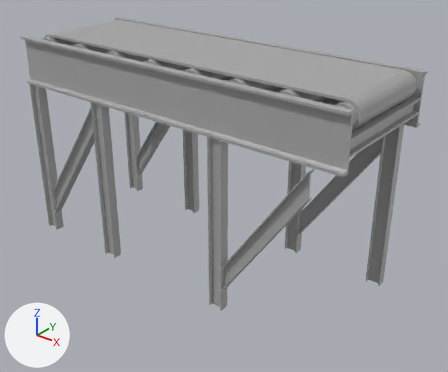
Before and after pictures for a commit that changed the FBX model Assets/Dev/Demo - Main Level Stuff/FBX/interior/RecInterior_BackgroundrBelt_2.fbx.
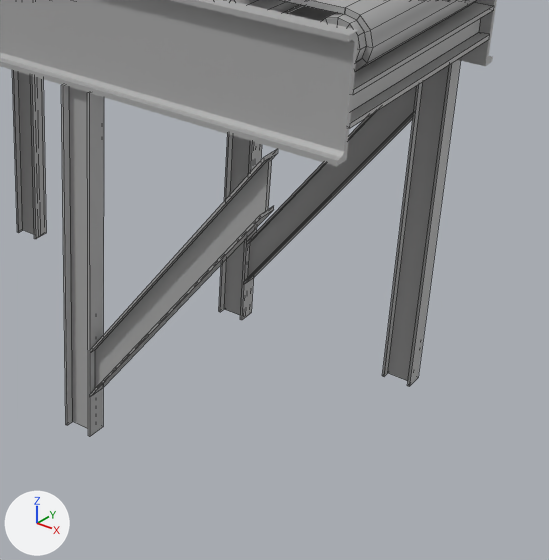
Each version appears first whole from a 50 mm lens placed at (5.56, -24.11, 7.37), pointed at (-1.65, -15.09, 1.78), and next in a close-up on the part from 39% to 100% of the width and 26% to 100% of the height. Every picture has the same lights, and +X, +Y and +Z are marked at lower left. The close-ups show mesh edges as thin lines. Where no turn or scale is listed for an object, it has been applied to the vertices.

Script lines for the objects in view, before the commit:
```python
me_mesh_024 = bpy.data.meshes.new('Mesh.024')
me_mesh_024.from_pydata(...)  # 24 vertices, 18 faces; spans x -0.15..0.15, y -0.1..0.1, z 0.0..3.5
me_mesh_024.materials.append(mat_standardsurface1)  # grey #aaaaaa
me_mesh_026 = bpy.data.meshes.new('Mesh.026')
me_mesh_026.from_pydata(...)  # 24 vertices, 18 faces; spans x -0.15..0.15, y -0.1..0.1, z 0.0..3.5
me_mesh_026.materials.append(mat_standardsurface1)  # grey #aaaaaa
me_mesh_031 = bpy.data.meshes.new('Mesh.031')
me_mesh_031.from_pydata(...)  # 24 vertices, 14 faces; spans x 0.15..1.85, y -0.1..0.1, z -0.05..2.9
me_mesh_031.materials.append(mat_standardsurface1)  # grey #aaaaaa
ob_ibeam18 = bpy.data.objects.new('iBeam18', me_mesh_024)
ob_ibeam18.location = (-3.7, -13.81, 0.0)
ob_ibeam21 = bpy.data.objects.new('iBeam21', me_mesh_026)
ob_ibeam21.location = (-0.7, -16.46, 0.0)
ob_ibeamdiagonal = bpy.data.objects.new('iBeamDiagonal', me_mesh_031)
ob_ibeamdiagonal.location = (-0.7, -13.81, 0.5)
# also in view: 'iBeam15' at (1.3, -13.81, 1.75); 'BeltGuard' at (-2.1, -15.15, 4.0); 'iBeamDiagonal3' at (0.3, -16.46, 1.93); 'RollerFitting10' at (1.5, -15.15, 4.08); 'BeltEnd' at (1.63, -15.15, 4.3)
```
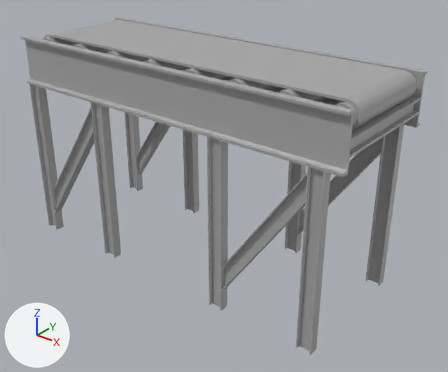
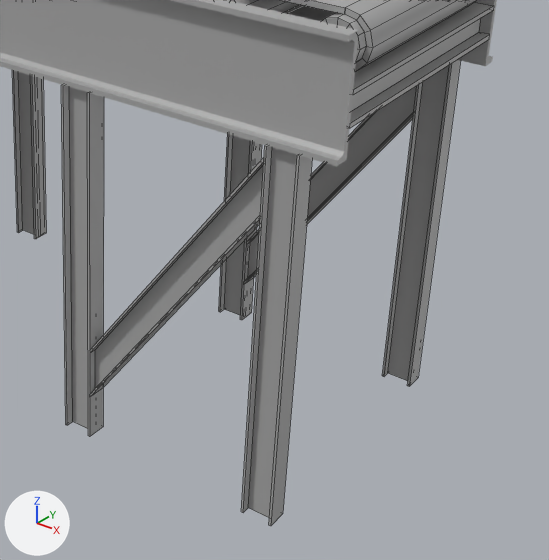
Where the change shows, as pixel boxes (x1, y1, x2, y2) in the close-ups (549 x 560 px):
'iBeam14', added: after (241, 145, 312, 526)

What changed in the scene script:
```text
Add me_mesh_032:
    me_mesh_032.from_pydata(...)  # 24 vertices, 18 faces; spans x -0.15..0.15, y -0.1..0.1, z 0.0..3.5
    me_mesh_032.materials.append(mat_standardsurface1)  # grey #aaaaaa
Add ob_ibeam14:
    ob_ibeam14 = bpy.data.objects.new('iBeam14', me_mesh_032)
    ob_ibeam14.location = (1.3, -16.46, 0.0)
```
